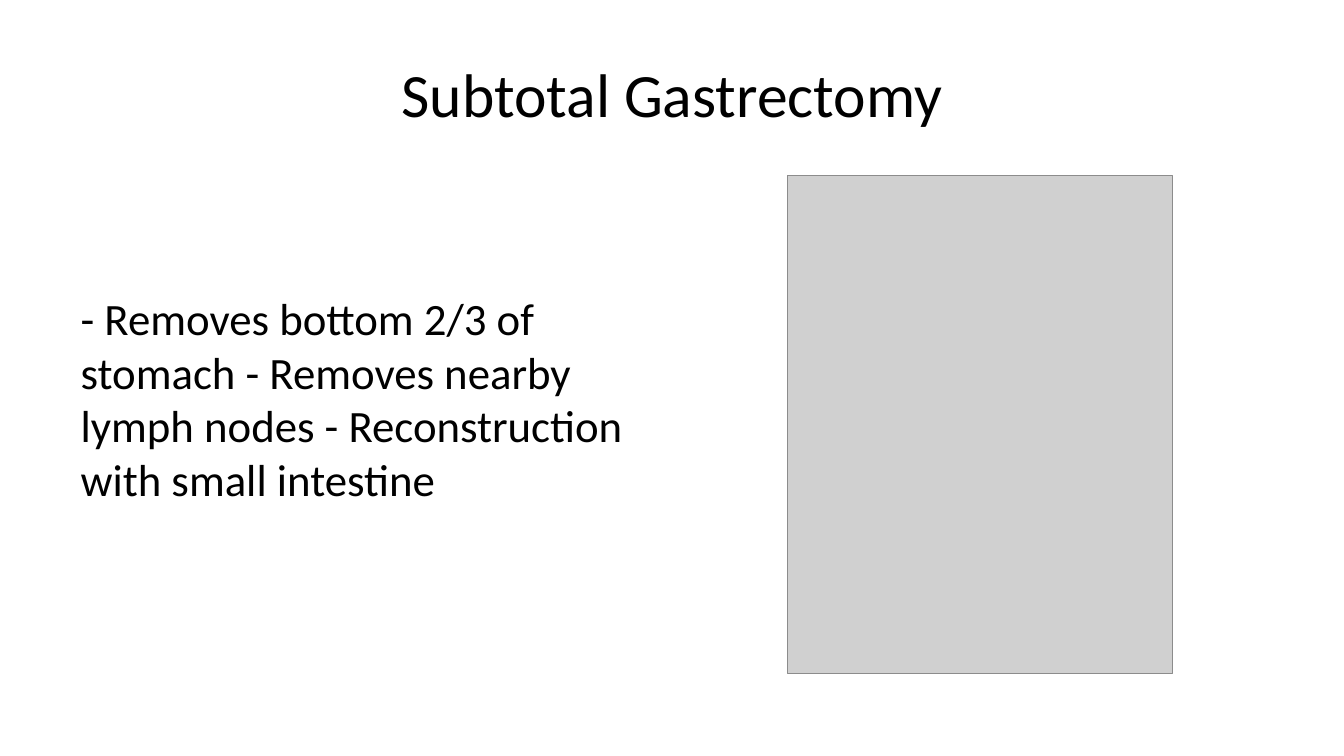
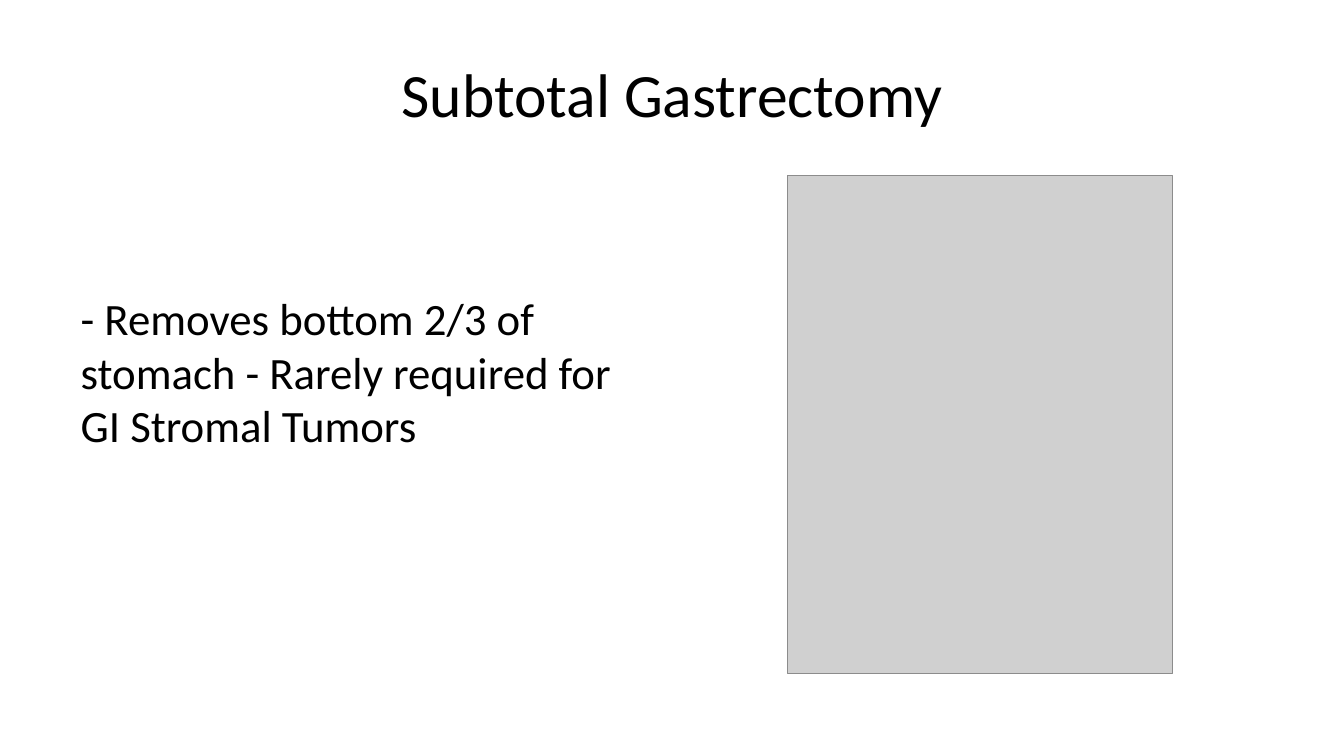
Before and after one commit to jcsalo/patient_education, a slide deck: slide 10 of lci_gist.pptx. Drawn at 1344x756 pixels with LibreOffice and Linux fonts; fonts in the diff are those of the drawing; grey boxes stand for pictures. Boxes give left, top, right and bottom in pixels: in the first picture for what was removed or moved away, otherwise in the second. Text is boxed around its words. In the diff, an @@ line names an element or a change of style, - is before the commit and + after.

```diff
--- a/lci_gist.pptx
+++ b/lci_gist.pptx
@@ text at (x1=81, y1=304, x2=611, y2=443): text changed @@
-- Removes bottom 2/3 of stomach - Removes nearby lymph nodes - Reconstruction with small intestine
+- Removes bottom 2/3 of stomach - Rarely required for GI Stromal Tumors
```
Also in this commit, not shown: 5 other slides changed, 3 slides added, 3 slides removed, 50 other files.
